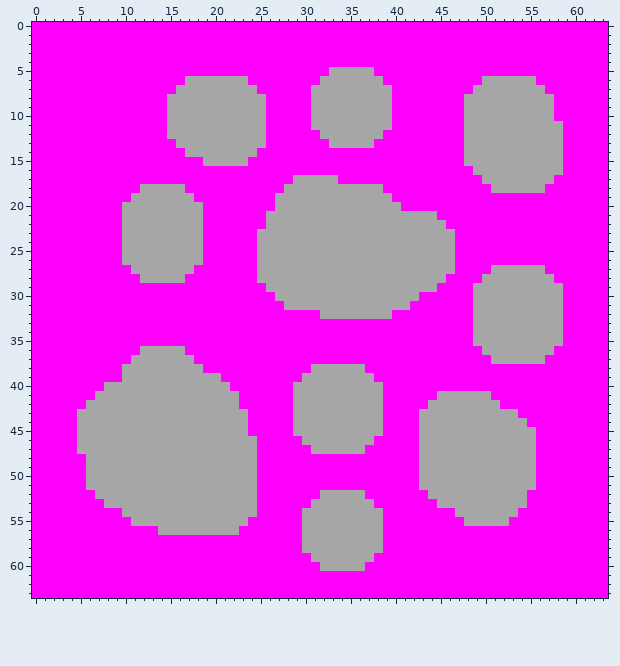
Pixel-art sprite -- assets/tin.png. The first picture shows the starting point.
The file is 64x64 pixels. Colours within 5 levels of each other are drawn and written as one.
After the commit:
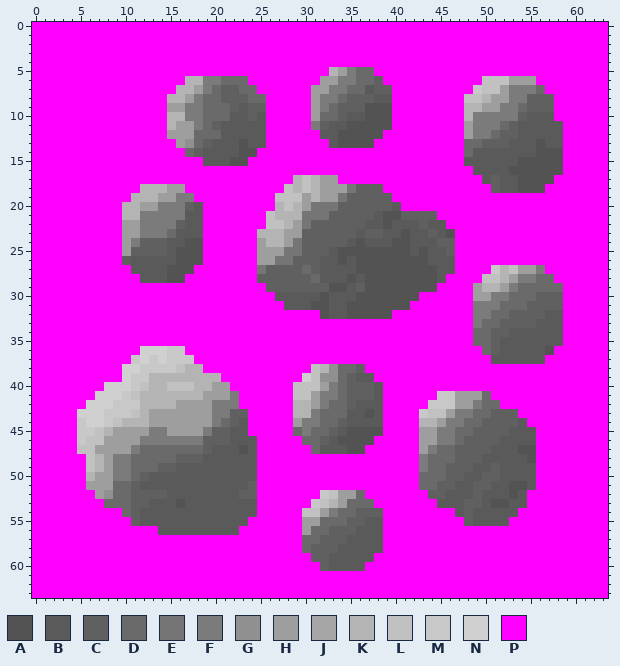
Palette (. is transparent): A #535353  B #5a5a5a  C #606060  D #6a6a6a  E #757575  F #7b7b7b  G #909090  H #9e9e9e  J #a6a6a6  K #b4b4b4  L #c1c1c1  M #c8c8c8  N #d0d0d0  P #ff00ff
The edit:
Changed rows in their new state; - is an unchanged pixel.
first column x 5:
 5 ----------------------------KHFDD---------------------
 6 ------------KKFFDDD--------HHFFDDC-----------LLLHHH---
 7 -----------KKHFDCCDD------HHFFDDBCC---------MLLHFFFD--
 8 ----------KKHFDDCCCDD-----HFFDCCCBB--------LLKHHFFCCC-
 9 ----------HHFFDDDCBCC-----HFDCCCAAA--------KKHHFFDCCC-
10 ----------KKFFDDDBBCB-----HDDCBBAAA--------KFFFFFCBBB-
11 ----------KHHFDCBBBBB-----FCBBAAAAA--------HFFFDCBBBBB
12 ----------HHHDDDBBBBB------BBAAAAA---------HFFDCCBBBBB
13 -----------HGDCBBBABB-------BAAAA----------DDCCCBBBABB
14 ------------DCBBBBAA-----------------------DBBBBBBBAAA
15 --------------BBBAA------------------------BBBBBBAAAAA
16 --------------------------------------------BBBBAAAAAA
17 ------------------------KLKHH----------------BCBBAAAA-
18 -------KKKHH-----------LKLKHHHECCC------------CBBAAA--
19 ------KKKHHFF---------LLLHKHHECCCCC-------------------
20 -----KKHHFFFCB--------KLKHEEECCCCCCB------------------
21 -----KKFFFFFBB-------LKKKEEECCCCCBAACCCC--------------
22 -----HHFFFFCBB-------LLKHECCCCCCBBABBBCBB-------------
23 -----HHFFFDBBB------KKKHHCCCCCCBCCBBABBCBA------------
24 -----HFCCCBBAA------HKKHECCCCCBABBBAABBBCC------------
25 -----HCCCCBAAA------HHHEECCCBAAAAAAAABABBC------------
26 -----CBBBBBAAA------HHEECCCBBABAAAAAAAABBB------------
27 ------BBBBAAA-------ECCCCDCBBBBAAAAAAAAABB----MKLHHF--
28 -------BBBAA--------CCCCCCDBBBABAAAAAAAAB----LLKHFFDD-
29 ---------------------CCCCCCCAABCAAAAAAAA----HKKHFDDDDD
30 ----------------------BBBBBABBBAAAAAAA------HHFFDDDCCC
31 -----------------------BBBAABBAAAAAAA-------FFFDDDCCCC
32 ---------------------------ABBAAAAA---------FFDDCCCCBB
33 --------------------------------------------FDDCCCCBBB
34 --------------------------------------------DDCCBBBBBB
35 --------------------------------------------DDCBBBBBBB
36 -------NNNMM---------------------------------DCBBBBBA-
37 ------MNMNMMM---------------------------------BBBBBB--
38 -----NNMMMMLKK------------LKGDDC----------------------
39 -----NMMKKKKKKKK---------NLGGDCBB---------------------
40 ---NNNMLKKLLLKKHH-------LLLHFDCCCB--------------------
41 --NNNMLKKKKKKKHHHF------LLHFFDCCCB------MMHHHD--------
42 -NNNMMMKKKKHHHHFFF------KKHFDDCBBB-----MMMHHFDD-------
43 NNNMMMLKHHHHHHHFFCC-----KKFDDDBBAB----MLLHFFDDCCC-----
44 MNNMLKKKHHHHHHHFDCB-----HFFDDCBBBB----KKHFFDDCCCCB----
45 MMLKHHHHFFHHHHFCCBB-----DFDDCBAAAA----HHFFDDCCCCBBB---
46 MLLHHHHFFFFFFFCCCBBB-----DDCBAAAA-----HHFFDCCCCBBBB---
47 LLHHHHFDDDDDDDCBBBAB------DBBBAA------HFDDCCCCBBBAA---
48 -LKHFFDDDDDCCCBBBBBB------------------FDDDCCCBBBBBA---
49 -LKHFFDDDCCBBBBBBBBB------------------FDDCCCBBCBBBB---
50 -KHHFFDCBBBBBBBBBBBB------------------DDDCCBBCCBBBB---
51 -HHHDDCBBBBBBBBBBBBC------------------DDCCBBCCBBAAB---
52 --HGDDCCCCBBBBBBBBCC-------MLHHD-------CCBBBCBBBAB----
53 ---DDDCCBBBABBBBBBBB------MLKHDDD-------BBBCCBAABB----
54 -----DCBBBBBBBBBBBBB-----LLHFDDCCC--------BCBBBBB-----
55 ------CBBBBBBBBBBBB------HHDDDCCBB---------CBBBB------
56 ---------BBBBBBBBB-------HDDCCCBBB--------------------
57 -------------------------DDCCCBBBB--------------------
58 -------------------------DCCCBBBBB--------------------
59 --------------------------CCBBBBB---------------------
60 ---------------------------CBBBB----------------------
Where, in picture pixels (left, top, right, bottom), the same in both pictures:
changed: (77, 67, 563, 571)
